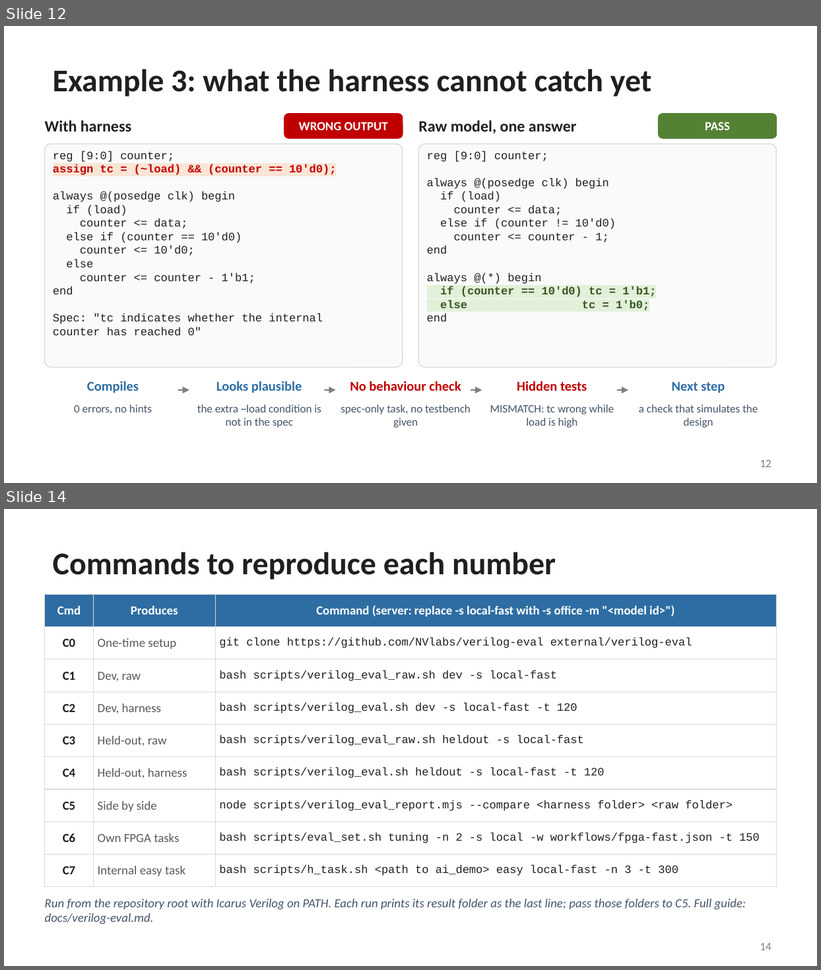
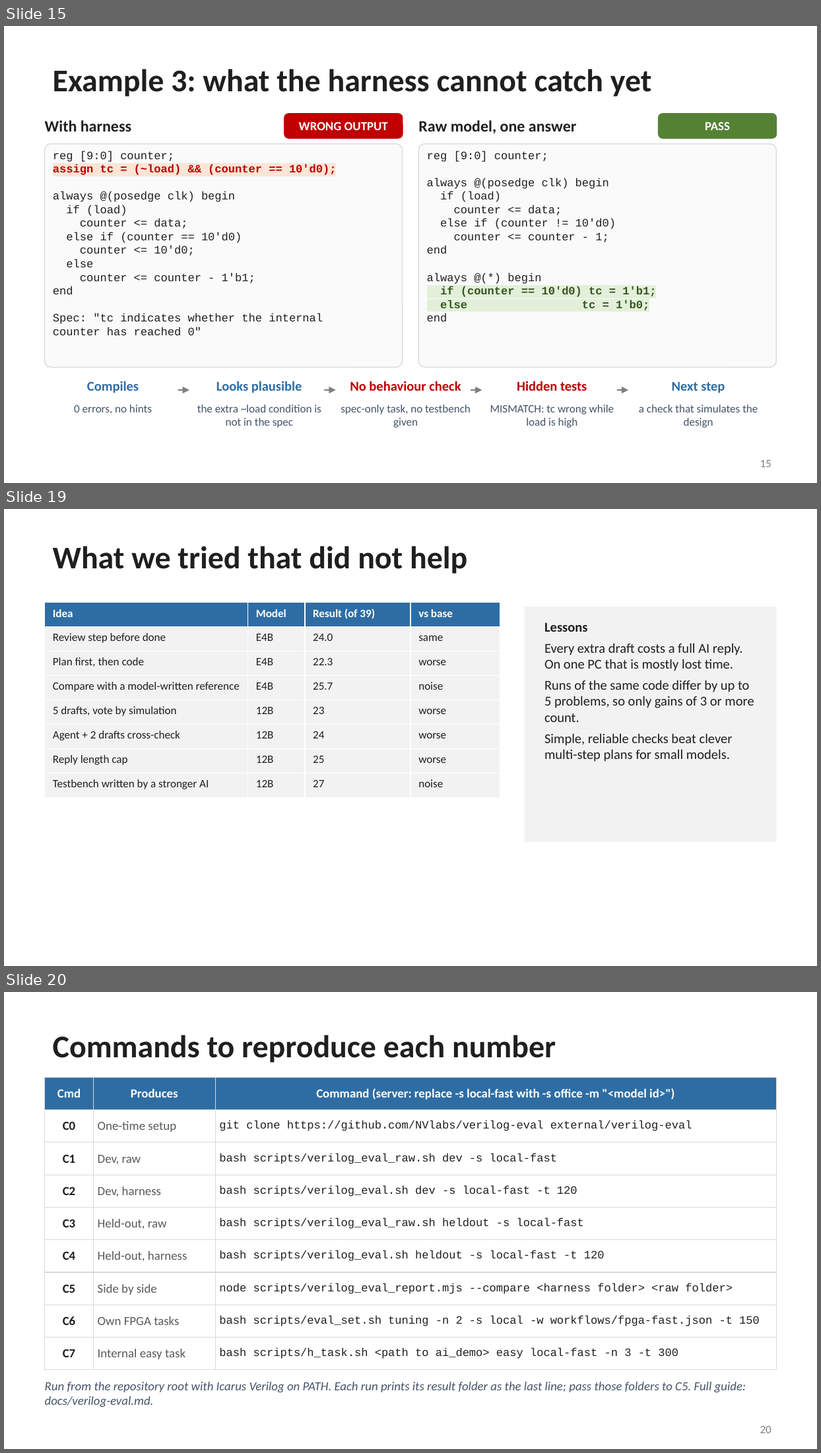
Before and after one commit to SiddharthaKR/agent_bench, a slide deck: docs/local-model-fpga-harness.pptx. Shown one above the other, each under a label of ours: slides 12 and 14 before the commit, slides 15, 19 and 20 after it; the slides between them are not shown. The pictures are 821x970 and 821x1453 pixels, drawn with LibreOffice and Linux fonts; fonts in the diff are those of the drawing. Boxes give left, top, right and bottom in pixels: in the first picture for what was removed or moved away, otherwise in the second. Text is boxed around its words. In the diff, an @@ line names an element or a change of style, - is before the commit and + after.

Commit message:
Deck: plain-words intro, 12B results, comparison with Verilog-trained models, what helped and what did not, hints and overfitting, how to use it in your own flow

```diff
--- a/docs/local-model-fpga-harness.pptx
+++ b/docs/local-model-fpga-harness.pptx
@@ slide 19 added at (4,509,817,966), background #FFFFFF @@
@@ title added at (53,546,467,574), 28 pt, text #1F1F1F, bold @@
+What we tried that did not help
@@ table added at (45,603,500,797), 8 rows, 4 columns @@
+Idea | Model | Result (of 39) | vs base
+Review step before done | E4B | 24.0 | same
+Plan first, then code | E4B | 22.3 | worse
+Compare with a model-written reference | E4B | 25.7 | noise
+5 drafts, vote by simulation | 12B | 23 | worse
+Agent + 2 drafts cross-check | 12B | 24 | worse
+Reply length cap | 12B | 25 | worse
+Testbench written by a stronger AI | 12B | 27 | noise
@@ rectangle added at (524,607,776,842), fill #F2F2F2 @@
@@ text added at (545,623,754,762), 12 pt, text #1F1F1F @@
+Lessons
+Every extra draft costs a full AI reply. On one PC that is mostly lost time.
+Runs of the same code differ by up to 5 problems, so only gains of 3 or more count.
+Simple, reliable checks beat clever multi-step plans for small models.
@@ what was slide 12 is now slide 15 @@
@@ page number at (760,460,772,468): text changed @@
-12
+15
@@ what was slide 14 is now slide 20 @@
@@ page number at (760,1426,772,1434): text changed @@
-14
+20
```
Also in this commit, not shown: 3 slides changed, 7 other slides added.
